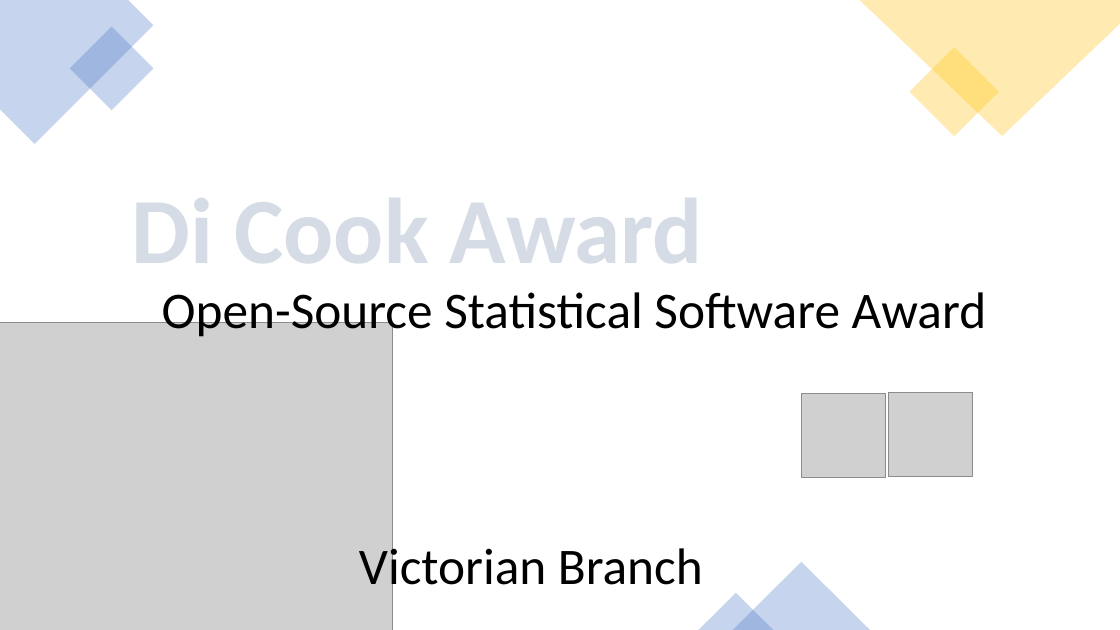
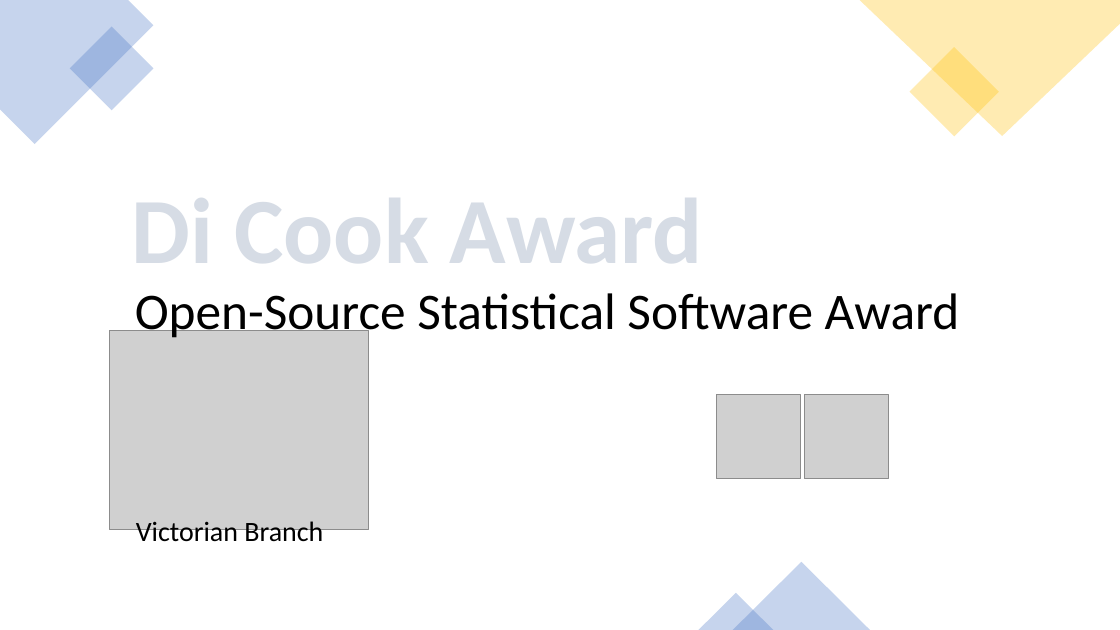
Before and after one commit to StatSocAus/dicook-award, a slide deck: slide 1 of docs/img/banner.pptx. Drawn at 1120x630 pixels with LibreOffice and Linux fonts; fonts in the diff are those of the drawing; grey boxes stand for pictures. Boxes give left, top, right and bottom in pixels: in the first picture for what was removed or moved away, otherwise in the second. Text is boxed around its words. In the diff, an @@ line names an element or a change of style, - is before the commit and + after.

```diff
--- a/docs/img/banner.pptx
+++ b/docs/img/banner.pptx
@@ text "Open-Source Statistical Software Award": place and size @@
-text "Open-Source Statistical Software Award" at [162,292,987,341]
+text "Open-Source Statistical Software Award" at [135,293,960,342]
@@ picture: place and size @@
-picture at [0,323,392,630]
+picture at [109,330,369,530]
@@ picture: place and size @@
-picture at [802,393,886,477]
+picture at [717,395,801,479]
@@ picture: place and size @@
-picture at [889,392,973,476]
+picture at [804,395,888,479]
@@ text "Victorian Branch": place and size @@
-text "Victorian Branch" at [359,541,703,596]
+text "Victorian Branch" at [136,521,323,548]
@@ text "Victorian Branch" at [136,521,323,548]: size 44 to 24 pt @@
```
Also in this commit, not shown: 42 other files.
